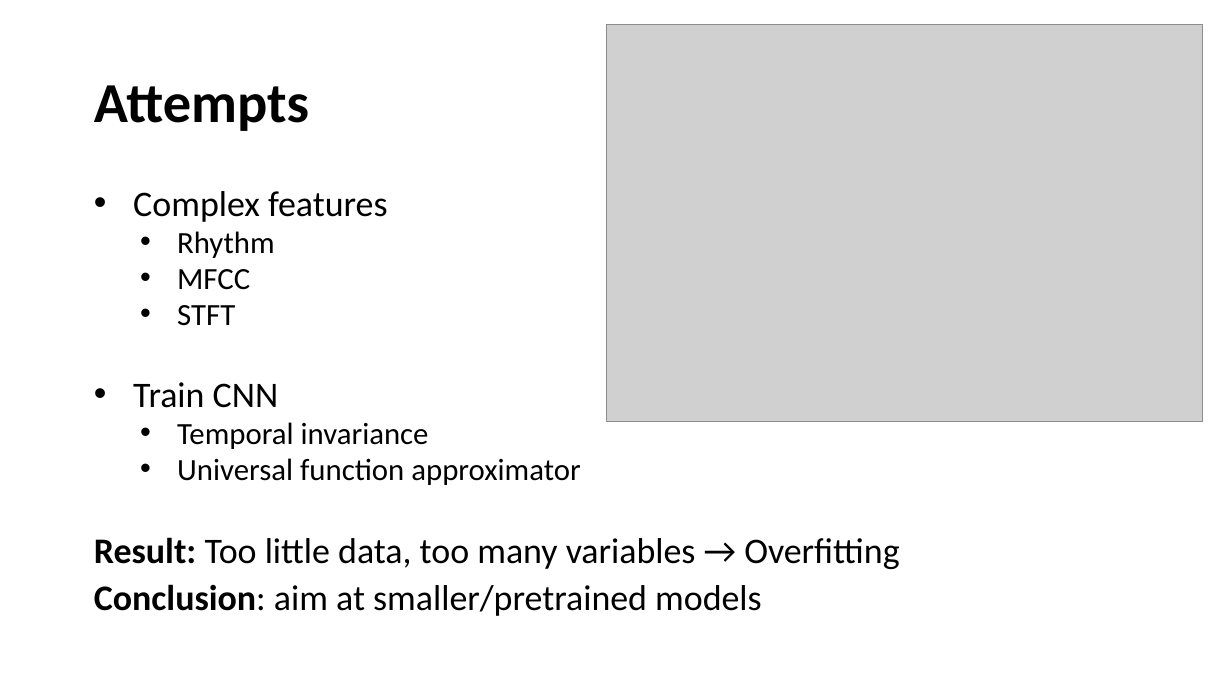
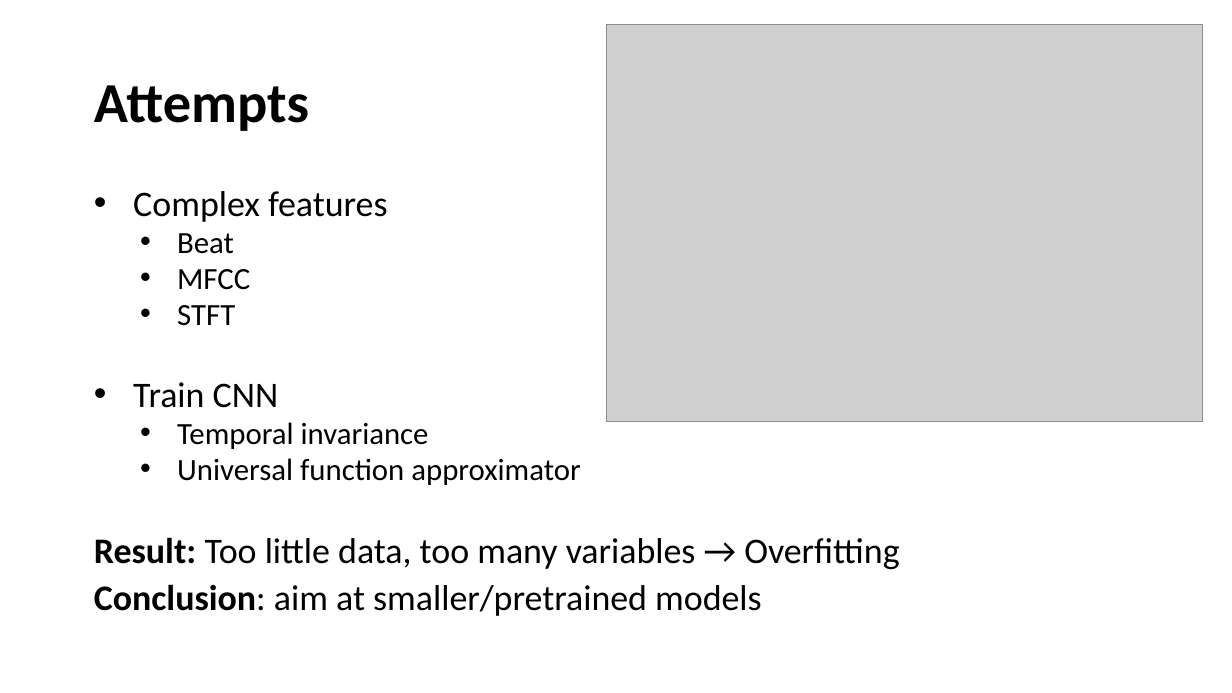
Before and after one commit to sergi-andreu/ProjectMusicInformatics, a slide deck: slide 7 of presentation/presentation.pptx. Drawn at 1232x693 pixels with LibreOffice and Linux fonts; fonts in the diff are those of the drawing; grey boxes stand for pictures. Boxes give left, top, right and bottom in pixels: in the first picture for what was removed or moved away, otherwise in the second. Text is boxed around its words. In the diff, an @@ line names an element or a change of style, - is before the commit and + after.

```diff
--- a/presentation/presentation.pptx
+++ b/presentation/presentation.pptx
@@ text at (177,233,234,254): text changed @@
-  • Rhythm
+  • Beat
```
Also in this commit, not shown: 1 other slide changed, 1 other file.
